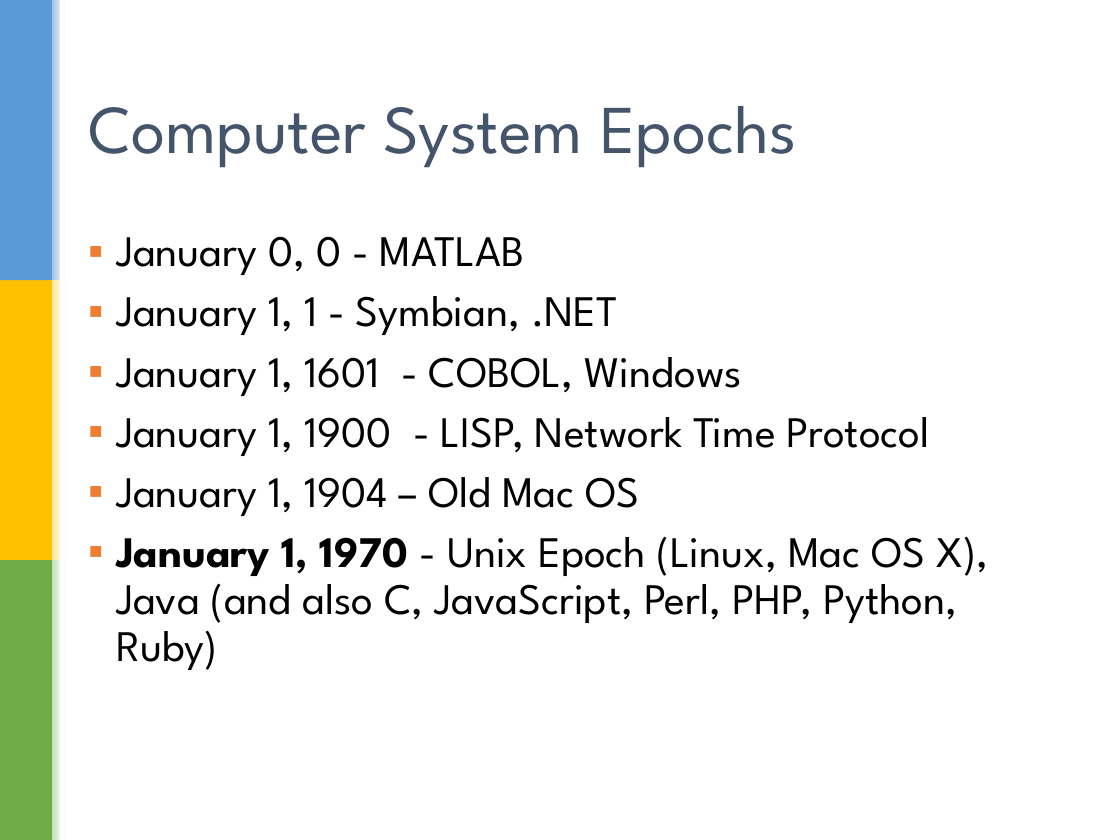
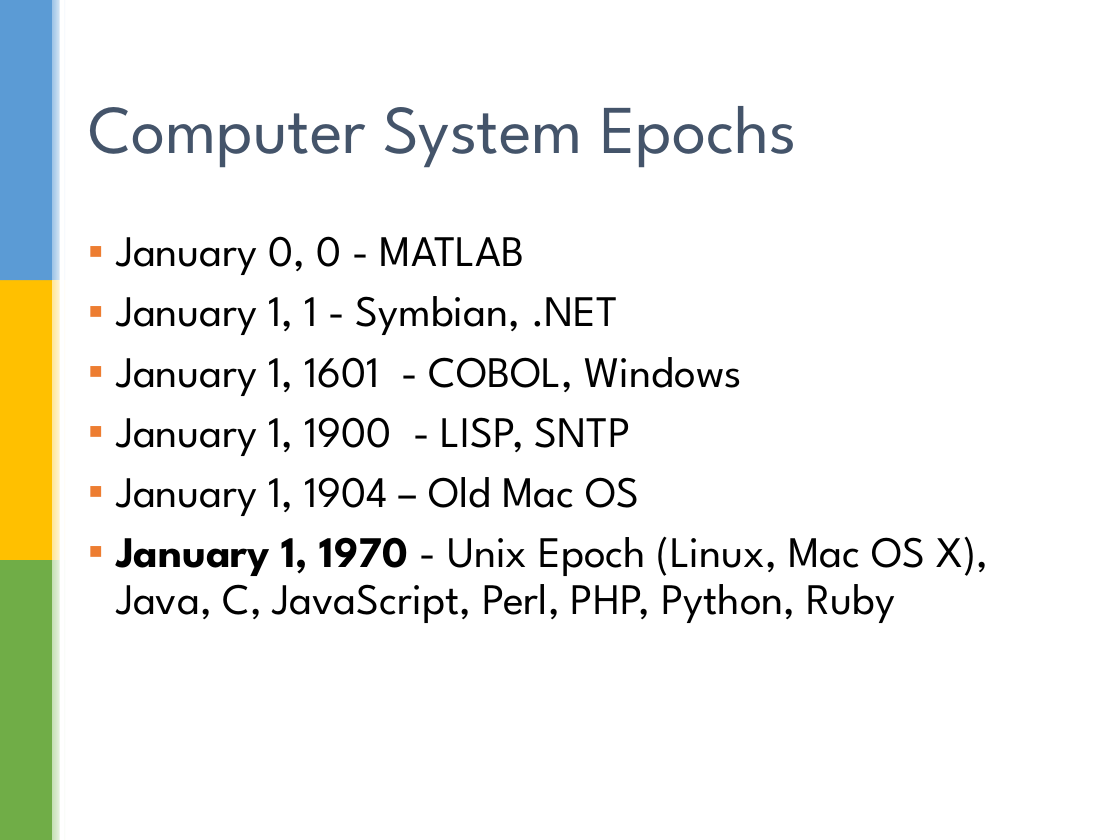
Before and after one commit to sualeh/make-a-date, a slide deck: slide 15 of Java 8 Date and Time API.pptx (slide 16 before the commit). Drawn at 1120x840 pixels with LibreOffice and Linux fonts; fonts in the diff are those of the drawing; background and template pictures are left out. Boxes give left, top, right and bottom in pixels: in the first picture for what was removed or moved away, otherwise in the second. Text is boxed around its words. In the diff, an @@ line names an element or a change of style, - is before the commit and + after.

```diff
--- a/Java 8 Date and Time API.pptx
+++ b/Java 8 Date and Time API.pptx
@@ text at (116, 417, 631, 456): text changed @@
-▪ January 1, 1900 - LISP, Network Time Protocol
+▪ January 1, 1900 - LISP, SNTP
@@ text at (116, 536, 989, 623): text changed @@
-▪ January 1, 1970 - Unix Epoch (Linux, Mac OS X), Java (and also C, JavaScript, Perl, PHP, Python, Ruby)
+▪ January 1, 1970 - Unix Epoch (Linux, Mac OS X), Java, C, JavaScript, Perl, PHP, Python, Ruby
```
Also in this commit, not shown: 17 other slides changed, 1 slide removed.
